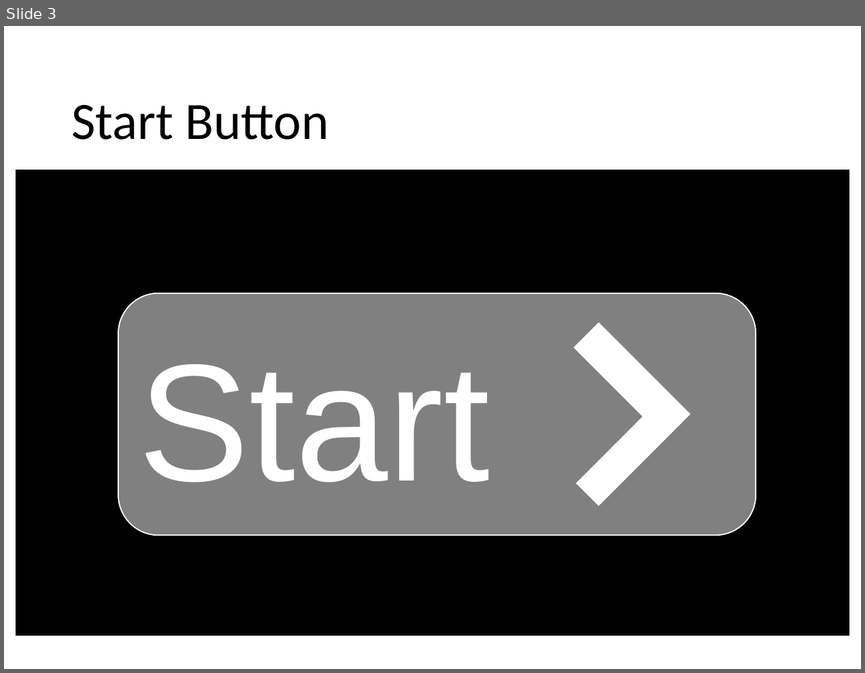
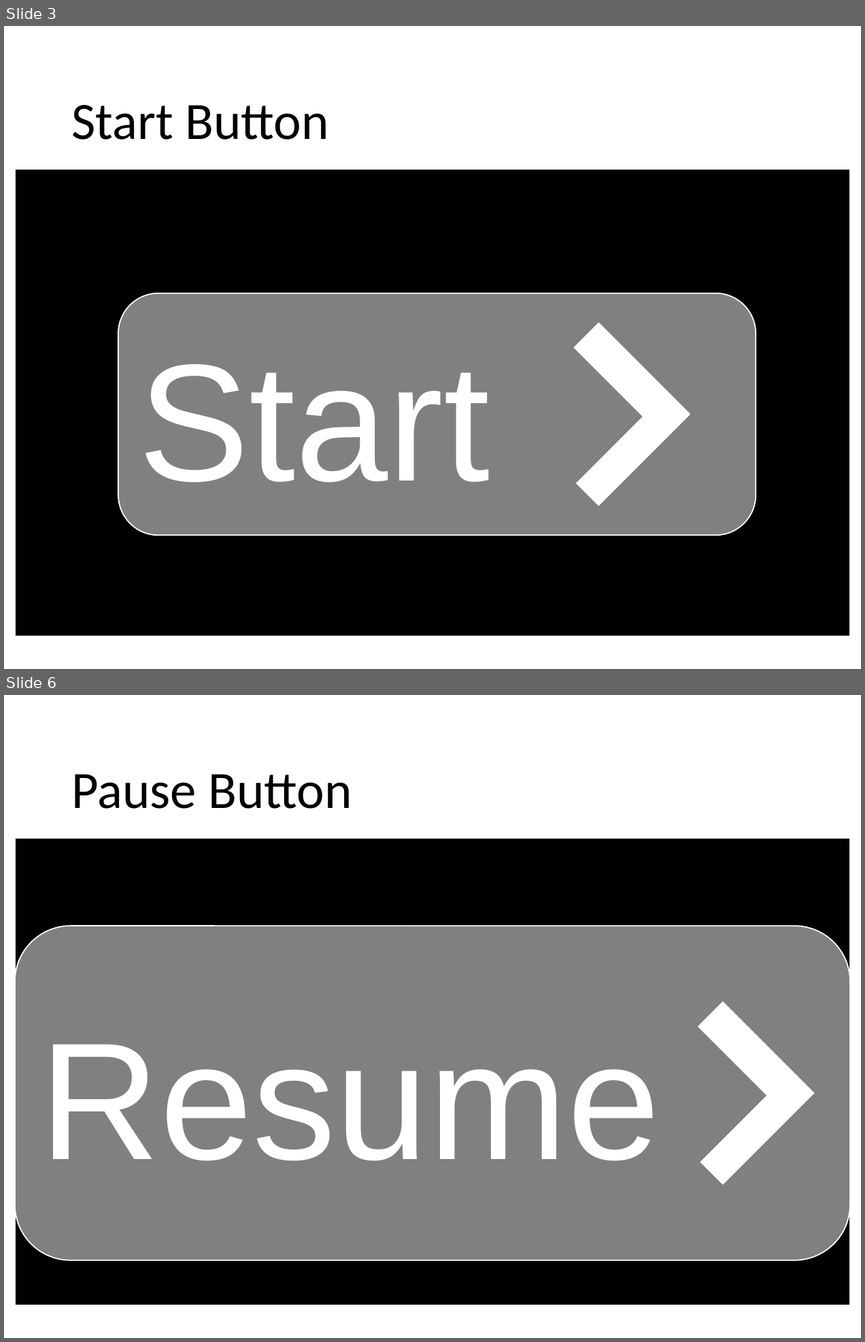
Before and after one commit to kjebb8/RF1, a slide deck: Assets/RF1_iOS Image Assets.pptx. Shown one above the other, each under a label of ours: slide 3 before the commit, slides 3 and 6 after it; the slides between them are not shown. The pictures are 865x673 and 865x1342 pixels, drawn with LibreOffice and Linux fonts; fonts in the diff are those of the drawing. Boxes give left, top, right and bottom in pixels: in the first picture for what was removed or moved away, otherwise in the second. Text is boxed around its words. In the diff, an @@ line names an element or a change of style, - is before the commit and + after.

Commit message:
Add runTimer, fix button aspect ratio, added popup for stop button

```diff
--- a/Assets/RF1_iOS Image Assets.pptx
+++ b/Assets/RF1_iOS Image Assets.pptx
@@ slide 6 added at (4,695,861,1338), background #FFFFFF @@
@@ title added at (71,774,351,809), 44 pt, text #000000 @@
+Pause Button
@@ rectangle added at (15,838,851,1305), fill #000000, outline #FFFFFF 1 pt @@
@@ rounded rectangle added at (15,926,851,1259), fill #808080, outline #FFFFFF 1 pt, 140 pt, text #FFFFFF @@
+Resume
@@ freeform shape added at (631,1002,814,1185), fill #FFFFFF @@
```
Also in this commit, not shown: 2 slides changed, 16 other files.
